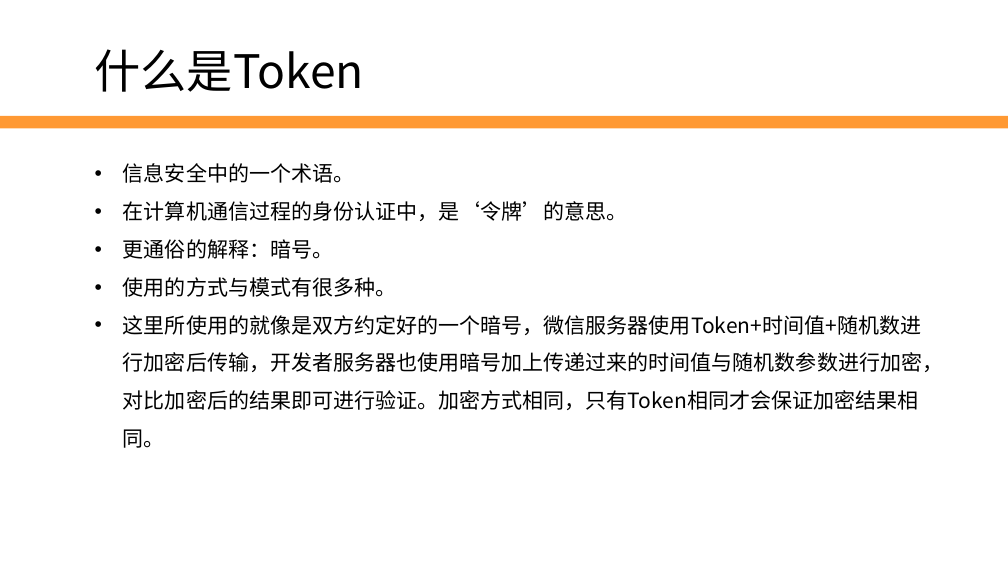
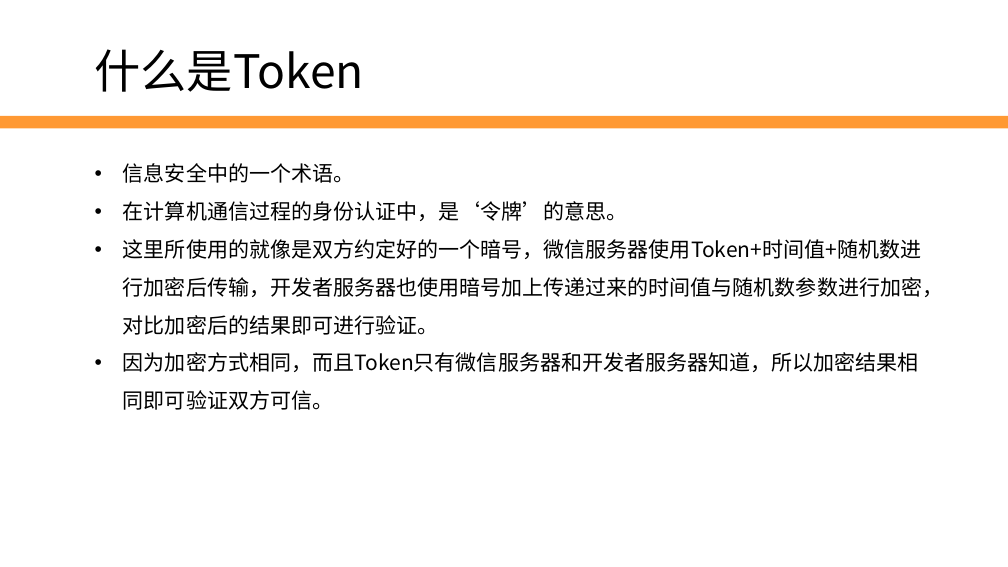
Before and after one commit to edu2act/2017-2018_1st_Wechat_Web_Programming, a slide deck: slide 10 of meterials/slides/ch03-wechat-dev-env-and-debug tools.pptx. Drawn at 1008x567 pixels with LibreOffice and Linux fonts; fonts in the diff are those of the drawing; background and template pictures are left out. Boxes give left, top, right and bottom in pixels: in the first picture for what was removed or moved away, otherwise in the second. Text is boxed around its words. In the diff, an @@ line names an element or a change of style, - is before the commit and + after.

```diff
--- a/meterials/slides/ch03-wechat-dev-env-and-debug tools.pptx
+++ b/meterials/slides/ch03-wechat-dev-env-and-debug tools.pptx
@@ text at (123,239,943,410): text changed @@
-• 更通俗的解释：暗号。
-• 使用的方式与模式有很多种。
-• 这里所使用的就像是双方约定好的一个暗号，微信服务器使用Token+时间值+随机数进行加密后传输，开发者服务器也使用暗号加上传递过来的时间值与随机数参数进行加密，对比加密后的结果即可进行验证。加密方式相同，只有Token相同才会保证加密结果相同。
+• 这里所使用的就像是双方约定好的一个暗号，微信服务器使用Token+时间值+随机数进行加密后传输，开发者服务器也使用暗号加上传递过来的时间值与随机数参数进行加密，对比加密后的结果即可进行验证。
+• 因为加密方式相同，而且Token只有微信服务器和开发者服务器知道，所以加密结果相同即可验证双方可信。
```
Also in this commit, not shown: 3 other files.
